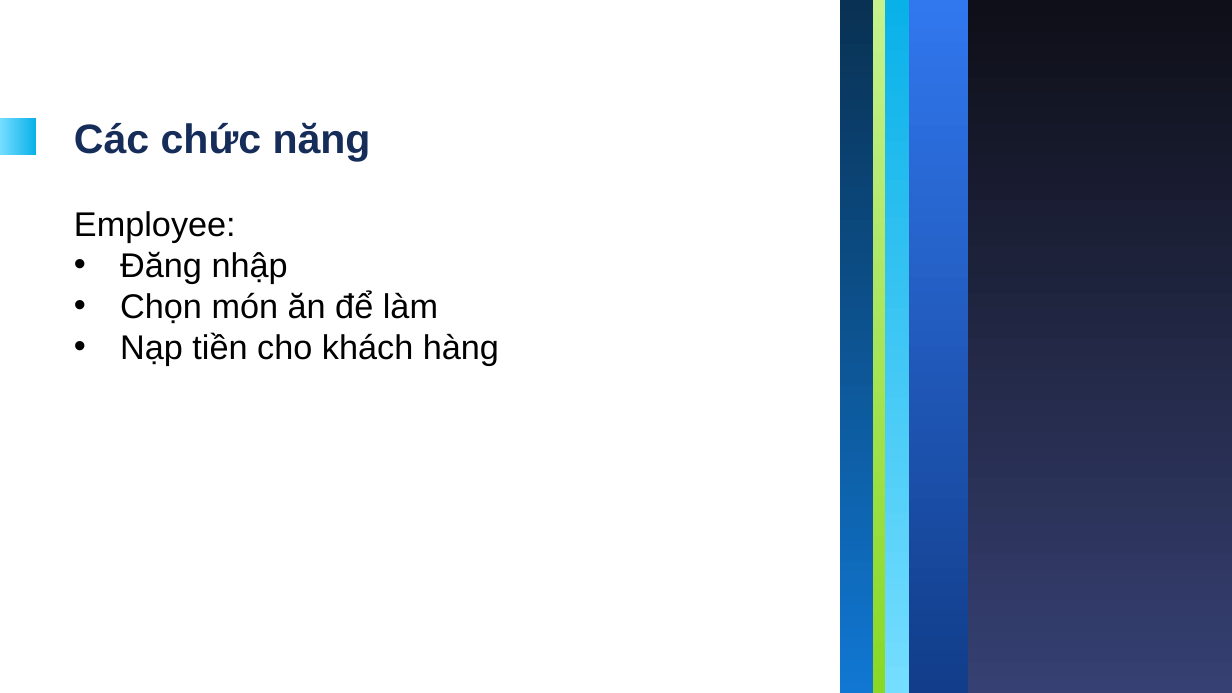
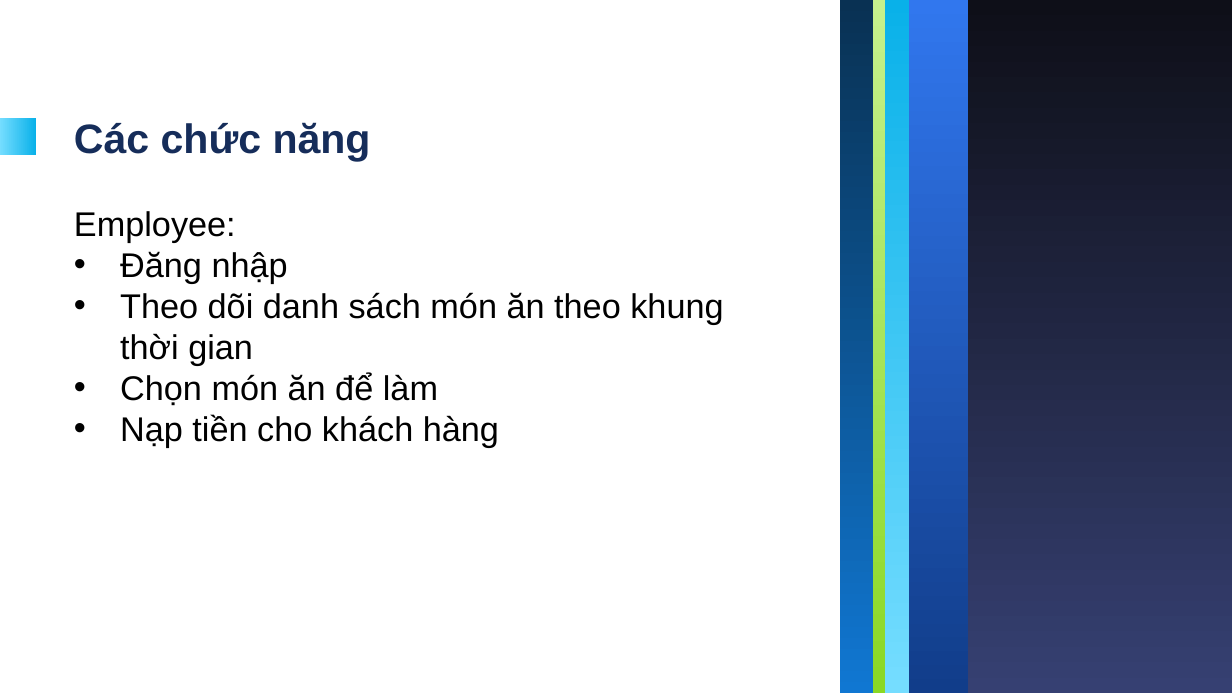
Before and after one commit to happy-lunch/Happy_Lunch, a slide deck: slide 11 of N65-HappyLunch.pptx. Drawn at 1232x693 pixels with LibreOffice and Linux fonts; fonts in the diff are those of the drawing. Boxes give left, top, right and bottom in pixels: in the first picture for what was removed or moved away, otherwise in the second. Text is boxed around its words. In the diff, an @@ line names an element or a change of style, - is before the commit and + after.

```diff
--- a/N65-HappyLunch.pptx
+++ b/N65-HappyLunch.pptx
@@ text at [120,292,723,365]: paragraph added @@
+• Theo dõi danh sách món ăn theo khung thời gian
```
Also in this commit, not shown: 3 other slides changed, 30 other files.
